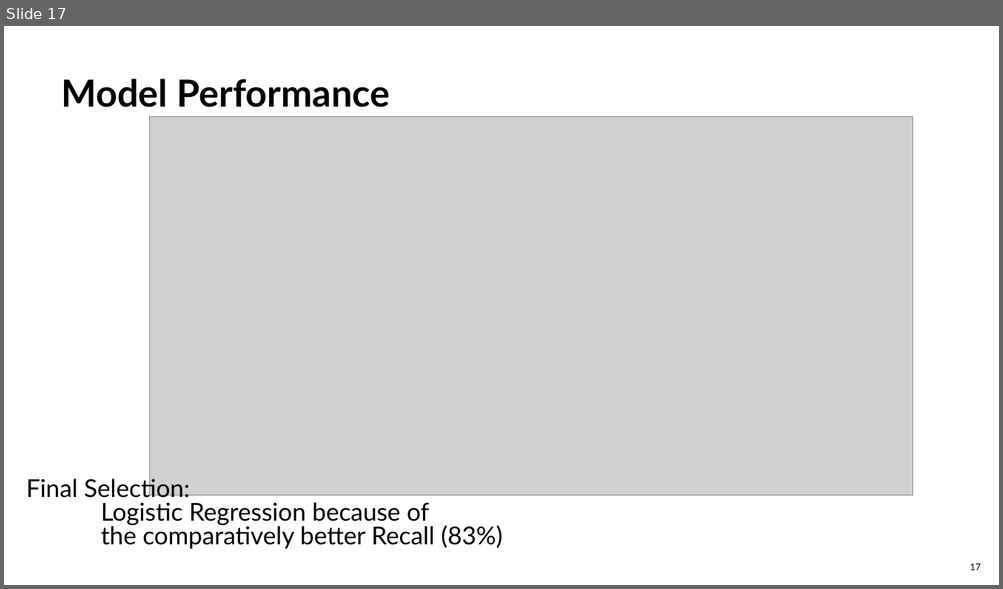
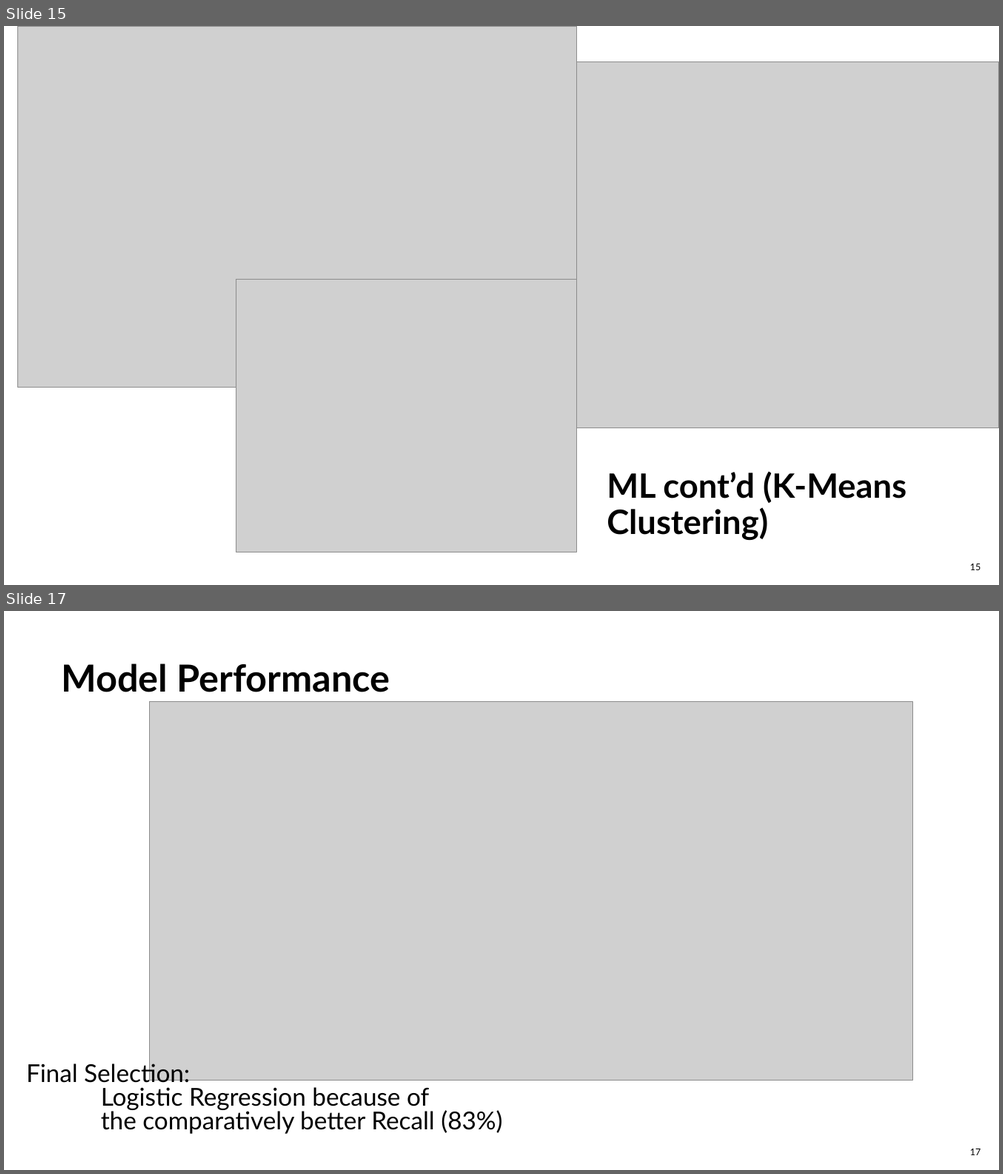
Before and after one commit to MuhammadAbbas99/data_osaaja_harjoittelu, a slide deck: myyntidata_analyysi_07.04.pptx. Shown one above the other, each under a label of ours: slide 17 before the commit, slides 15 and 17 after it; the slides between them are not shown. The pictures are 1003x589 and 1003x1174 pixels, drawn with LibreOffice and Linux fonts; fonts in the diff are those of the drawing; grey boxes stand for pictures. Boxes give left, top, right and bottom in pixels: in the first picture for what was removed or moved away, otherwise in the second. Text is boxed around its words. In the diff, an @@ line names an element or a change of style, - is before the commit and + after.

```diff
--- a/myyntidata_analyysi_07.04.pptx
+++ b/myyntidata_analyysi_07.04.pptx
@@ slide 15 added at (x1=4, y1=26, x2=999, y2=585), background #FFFFFF @@
@@ picture added at (x1=18, y1=26, x2=577, y2=388) @@
@@ picture added at (x1=577, y1=62, x2=999, y2=428) @@
@@ picture added at (x1=236, y1=280, x2=577, y2=553) @@
@@ title added at (x1=606, y1=471, x2=906, y2=541), 32.4 pt, text #000000, bold @@
+ML cont’d (K-Means Clustering)
@@ page number added at (x1=970, y1=564, x2=981, y2=571), 9 pt, text #000000 @@
+15
```
Also in this commit, not shown: 1 slide changed, 1 other slide added, 2 slides removed, 2 other files.
